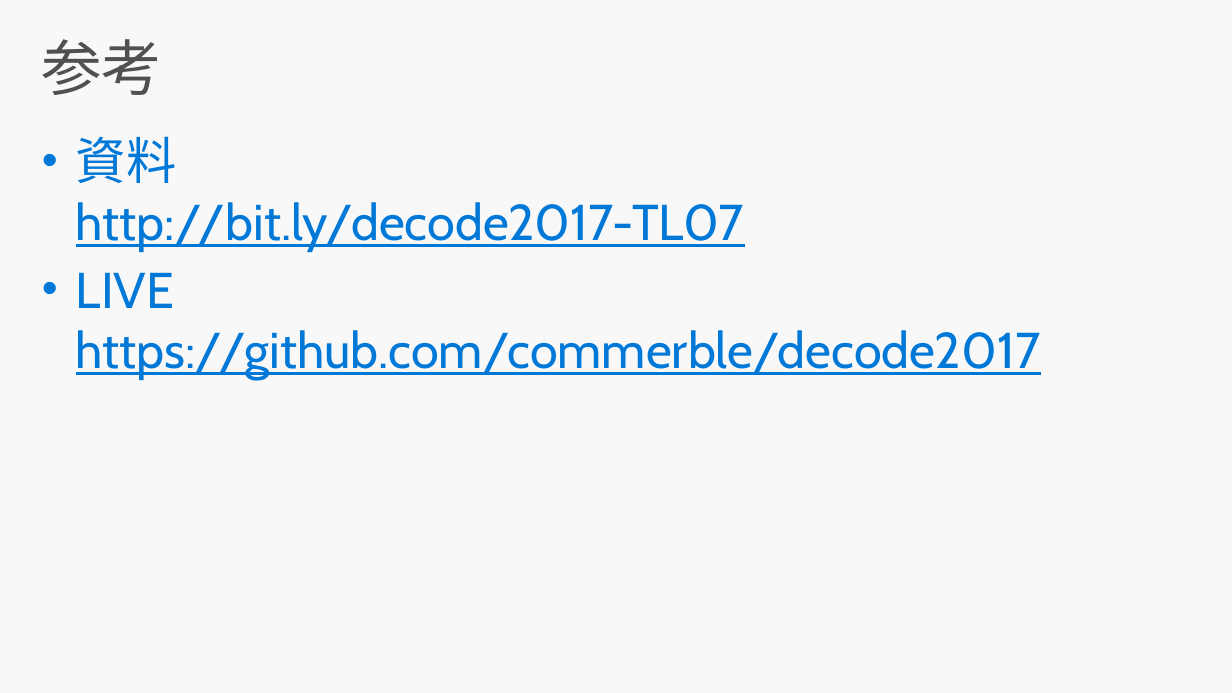
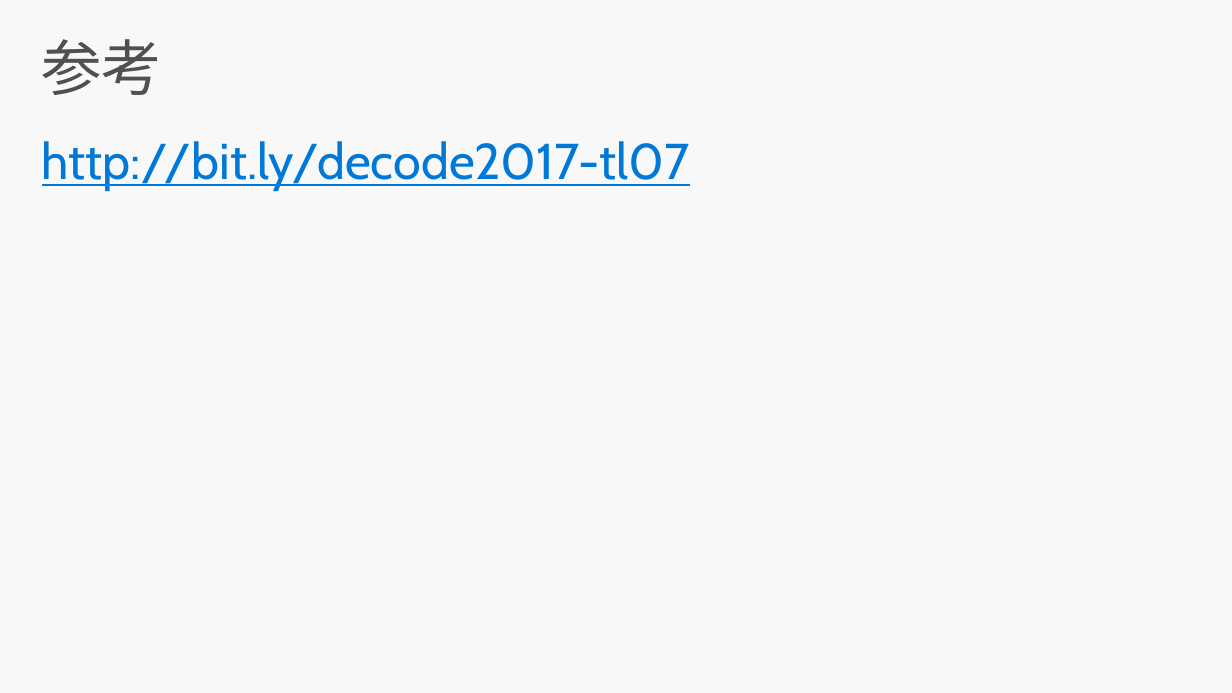
Before and after one commit to commerble/decode2017, a slide deck: slide 27 of TL07.pptx. Drawn at 1232x693 pixels with LibreOffice and Linux fonts; fonts in the diff are those of the drawing; background and template pictures are left out. Boxes give left, top, right and bottom in pixels: in the first picture for what was removed or moved away, otherwise in the second. Text is boxed around its words. In the diff, an @@ line names an element or a change of style, - is before the commit and + after.

```diff
--- a/TL07.pptx
+++ b/TL07.pptx
@@ text at <box>42,141,689,190</box>: text changed @@
-• 資料
-  http://bit.ly/decode2017-TL07
-• LIVE
-  https://github.com/commerble/decode2017
+http://bit.ly/decode2017-tl07
```
Also in this commit, not shown: 1 other slide changed.
